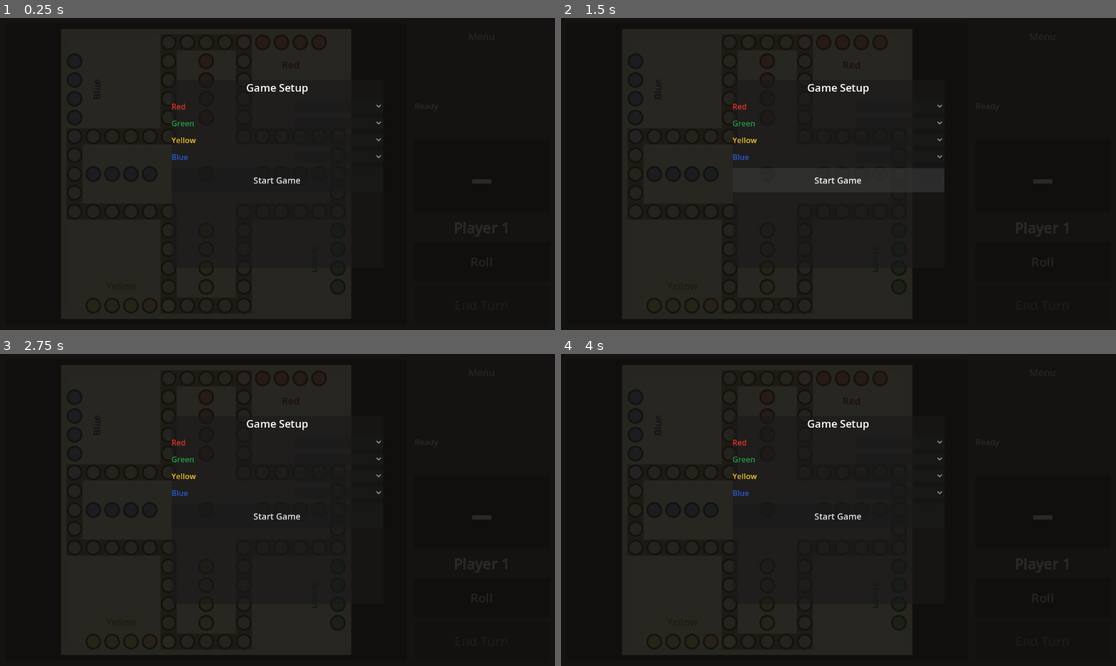
Above: before the commit, frames 1-4 (two rows, left to right).
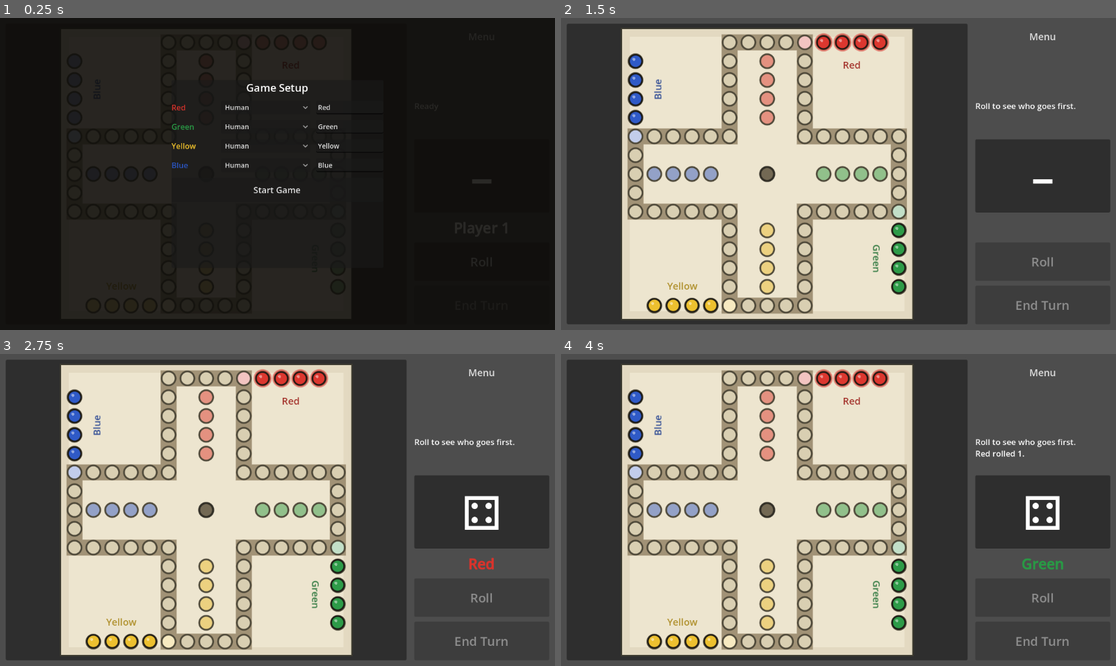
Above: after the commit, the same moments.

Repository: ItsTheMcCoy/wahoo-app
Game: Godot game, scene res://scenes/Main.tscn
Same seed, same stepped clock (60 frames per second), same inputs: the game is played once before the commit and once after it.
Inputs (mouse positions are in pixels of both pictures, inside the frame that each line leads up to):
- Up to frame 1 (0.25 s): no input
- Up to frame 2 (1.5 s): click "Start Game" at 0.5 s; click (838, 180) at 1.25 s, where only the run before the commit has a clickable "Start Game"
- Up to frame 3 (2.75 s): click "Roll" at 2 s
- Up to frame 4 (4 s): click (1043, 597) at 2.75 s, where only the run before the commit has a clickable "Roll"; click (1043, 597) at 3.5 s, where only the run before the commit has a clickable "Roll"

The runs differ from the first frame. In frame 1, 0.8% of the frame differs, in the area x 30-69%, y 27-57%; in frame 2, 98%; in frame 3, 98%, in the area x 0-100%, y 0-100%; in frame 4, 98%.
Error before the commit: Parse Error: Cannot infer the type of "name" variable because the value doesn't have a set type. (res://scripts/main.gd:363)

Commit message:
Add multiplayer plan and condense development plan
- Add documents/MULTIPLAYER_PLAN.md: full Phase 4 design covering WebSocket
  relay architecture, game ID system, server message protocol (including
  spectator mode and in-game chat), lobby/game UI layouts, host-client AI
  approach, disconnect handling, and step-by-step domain purchase + deployment
  guide (Cloudflare Registrar, Netlify, Render)
- Condense DEVELOPMENT_PLAN.md to phase summaries with pointers to detail docs;
  update tech stack to reflect WebSocket relay decision; add MULTIPLAYER_PLAN.md
  to file inventory
- Include pre-existing Phase 3g Godot script changes and rebuilt web export

Co-Authored-By: Claude Sonnet 4.6 <noreply@anthropic.com>

Diff:
--- a/godot/scripts/main.gd
+++ b/godot/scripts/main.gd
@@ -343,10 +343,12 @@
 
 func _run_starting_roll_phase() -> void:
 	var contenders: Array = [0, 1, 2, 3]
+	var status_lines: PackedStringArray = []
 
 	_turn_label.text = ""
 	_turn_label.self_modulate = Color.WHITE
-	_status.text = "Roll to see who goes first."
+	status_lines.append("Roll to see who goes first.")
+	_status.text = "\n".join(status_lines)
 	await get_tree().create_timer(1.0).timeout
 
 	while contenders.size() > 1:
@@ -360,11 +362,10 @@
 			if not _starting_phase:
 				return
 			var seat := int(player)
-			var name := _seat_display_names[seat]
+			var name: String = _seat_display_names[seat]
 
 			_turn_label.text = name
 			_turn_label.self_modulate = PLAYER_COLORS[seat]
-			_status.text = "%s's turn." % name
 
 			var roll: int
 			if _seat_types[seat] == "human":
@@ -390,13 +391,9 @@
 				highest = roll
 				highest_seat = seat
 
-			_status.text = "%s rolled a %d." % [name, roll]
+			status_lines.append("%s rolled %d." % [name, roll])
+			_status.text = "\n".join(status_lines)
 			await get_tree().create_timer(0.5).timeout
-			if not _starting_phase:
-				return
-
-			_status.text = "Highest roll so far: %d by %s." % [highest, _seat_display_names[highest_seat]]
-			await get_tree().create_timer(0.65).timeout
 			if not _starting_phase:
 				return
 
@@ -411,7 +408,8 @@
 				parts.append(_seat_display_names[int(p)])
 			_turn_label.text = "Tie!"
 			_turn_label.self_modulate = Color.WHITE
-			_status.text = "Tie between %s!\nThey'll roll again." % ", ".join(parts)
+			status_lines.append("Tie at %d — %s roll again." % [highest, ", ".join(parts)])
+			_status.text = "\n".join(status_lines)
 			await get_tree().create_timer(1.0).timeout
 			if not _starting_phase:
 				return
@@ -423,10 +421,11 @@
 	var winner := int(contenders[0])
 	_state.current_player = winner
 	_starting_phase = false
-	var winner_name := _seat_display_names[winner]
+	var winner_name: String = _seat_display_names[winner]
 	_turn_label.text = winner_name
 	_turn_label.self_modulate = PLAYER_COLORS[winner]
-	_status.text = "%s goes first!\nPress Roll to start." % winner_name
+	status_lines.append("%s goes first! Press Roll to start." % winner_name)
+	_status.text = "\n".join(status_lines)
 	_set_roll_ready(true)
 
 func _seat_roll_label(player: int) -> String:
--- a/godot/scripts/wahoo_board_view.gd
+++ b/godot/scripts/wahoo_board_view.gd
@@ -141,6 +141,7 @@
     _draw_home_rows()
     _draw_track_cells()
     _draw_center()
+    _draw_legal_destinations()
     _draw_seat_labels()
 
 func _square_board_rect() -> Rect2:
@@ -232,6 +233,18 @@
     var radius: float = _position_spot_radius()
     draw_circle(center, radius, CENTER_FILL)
     draw_arc(center, radius, 0.0, TAU, 40, CENTER_EDGE, max(2.0, _cell_size * 0.08), true)
+
+func _draw_legal_destinations() -> void:
+    if _selected_marble < 0:
+        return
+    for move in _visible_legal_moves():
+        var dest: Array = move["dest"]
+        var coord := WahooLayout.location_grid_coord(dest, _legal_move_player, int(move["marble"]))
+        var center := _grid_to_local(coord)
+        var radius: float = _position_spot_radius() * 1.16
+        var ring := MOVE_DEST_RING
+        ring.a = MOVE_DEST_RING_ALPHA
+        draw_arc(center, radius, 0.0, TAU, 40, ring, max(2.5, _cell_size * 0.10), true)
 
 func _draw_grid_spot(coord: Vector2i, fill: Color, edge: Color) -> void:
     var center := _grid_to_local(coord)
@@ -344,7 +357,7 @@
             token.position = _token_position_for_location(loc, player, marble_id)
             token.z_index = 10 + player
             token.visible = true
-            token.set_selectable(false)
+            token.set_selectable(_marble_has_legal_move(player, marble_id))
             token.set_selected(player == _legal_move_player and marble_id == _selected_marble)
 
 func _token_position_for_location(loc: Array, player: int, marble_id: int) -> Vector2:
@@ -375,25 +388,32 @@
     return moves
 
 func _handle_pointer_press(local_position: Vector2) -> void:
-    var dest_move: Variant = _move_at_destination(local_position)
-    if dest_move != null:
-        move_selected.emit(dest_move)
-        return
-
+    # Phase 2: if a marble is already selected, check for a destination click
+    if _selected_marble >= 0:
+        var dest_move: Variant = _move_at_destination(local_position)
+        if dest_move != null:
+            move_selected.emit(dest_move)
+            return
+
+    # Phase 1: click on a marble to select it (or execute if only one move)
     var marble_id := _marble_at_position(local_position)
-    if marble_id < 0:
-        return
-
-    var marble_moves: Array = _moves_for_marble(marble_id)
-    if marble_moves.is_empty():
-        return
-    if marble_moves.size() == 1:
-        move_selected.emit(marble_moves[0])
-        return
-
-    _selected_marble = marble_id
-    _refresh_marble_nodes()
-    queue_redraw()
+    if marble_id >= 0:
+        var marble_moves: Array = _moves_for_marble(marble_id)
+        if not marble_moves.is_empty():
+            if marble_moves.size() == 1:
+                move_selected.emit(marble_moves[0])
+                return
+            # Toggle or switch selection
+            _selected_marble = marble_id if _selected_marble != marble_id else -1
+            _refresh_marble_nodes()
+            queue_redraw()
+            return
+
+    # Clicked empty space — deselect
+    if _selected_marble >= 0:
+        _selected_marble = -1
+        _refresh_marble_nodes()
+        queue_redraw()
 
 func _move_at_destination(local_position: Vector2) -> Variant:
     for move in _visible_legal_moves():
@@ -414,11 +434,8 @@
     for move in _legal_moves:
         var marble_id := int(move["marble"])
         var loc: Array = _state.marbles[_legal_move_player][marble_id]
-        var center := _board_rect.position + WahooLayout.location_normalized(
-            loc,
-            _legal_move_player,
-            marble_id
-        ) * _board_rect.size
+        var coord := WahooLayout.location_grid_coord(loc, _legal_move_player, marble_id)
+        var center := _grid_to_local(coord)
         var distance := local_position.distance_to(center)
         if distance < best_distance:
             best_distance = distance
Not shown, changed: documents/DEVELOPMENT_PLAN.md
Not shown, added: documents/MULTIPLAYER_PLAN.md
Not shown, changed: godot/build/web/index.html
Not shown, changed: godot/build/web/index.pck
